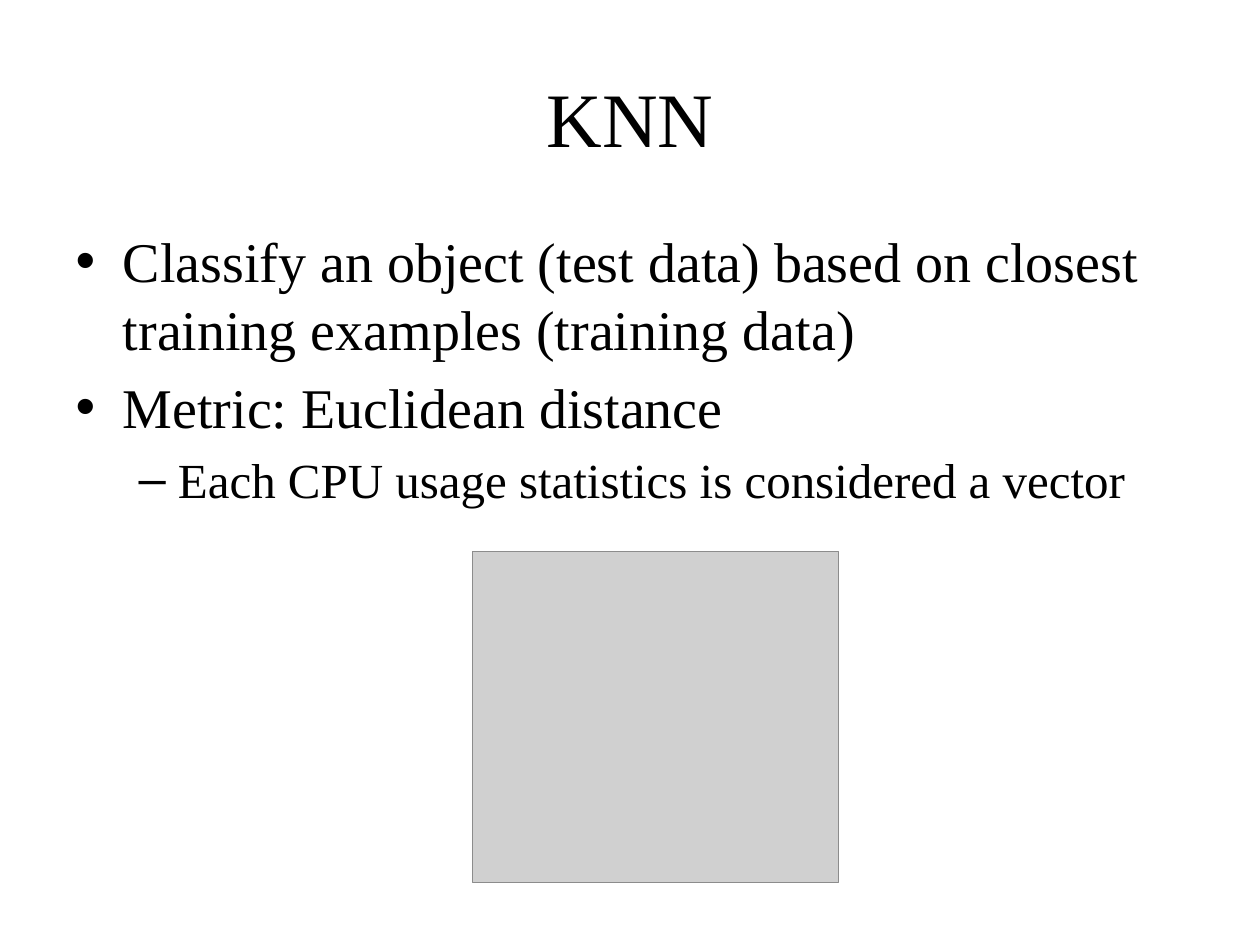
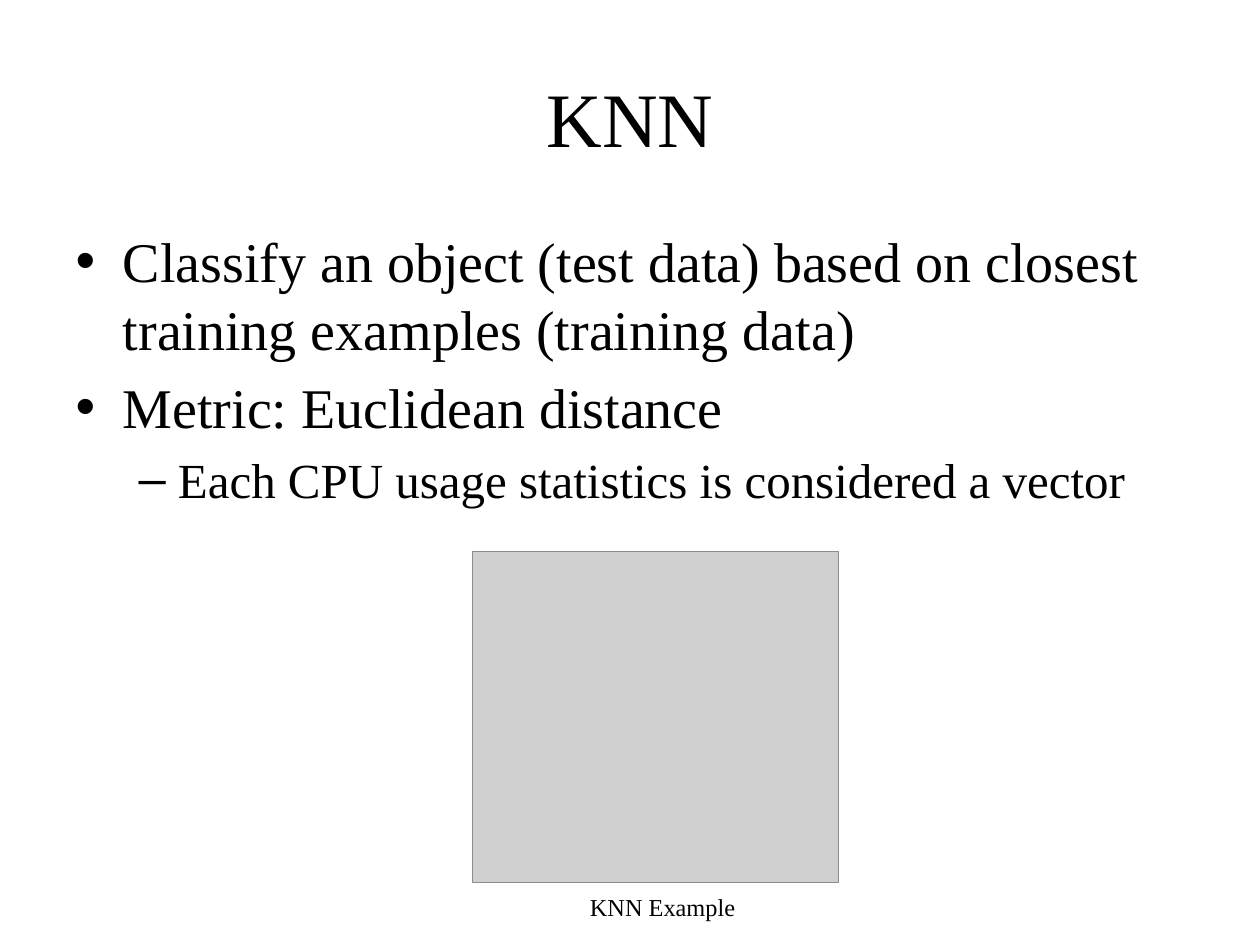
Before and after one commit to yspark/2012Fall-818J, a slide deck: slide 8 of presentation/netflix_yspark.pptx. Drawn at 1260x945 pixels with LibreOffice and Linux fonts; fonts in the diff are those of the drawing; grey boxes stand for pictures. Boxes give left, top, right and bottom in pixels: in the first picture for what was removed or moved away, otherwise in the second. Text is boxed around its words. In the diff, an @@ line names an element or a change of style, - is before the commit and + after.

```diff
--- a/presentation/netflix_yspark.pptx
+++ b/presentation/netflix_yspark.pptx
@@ text added at <box>590,899,735,922</box>, 24 pt, text #000000 @@
+KNN Example
```
Also in this commit, not shown: 5 other slides changed, 11 slides added.
